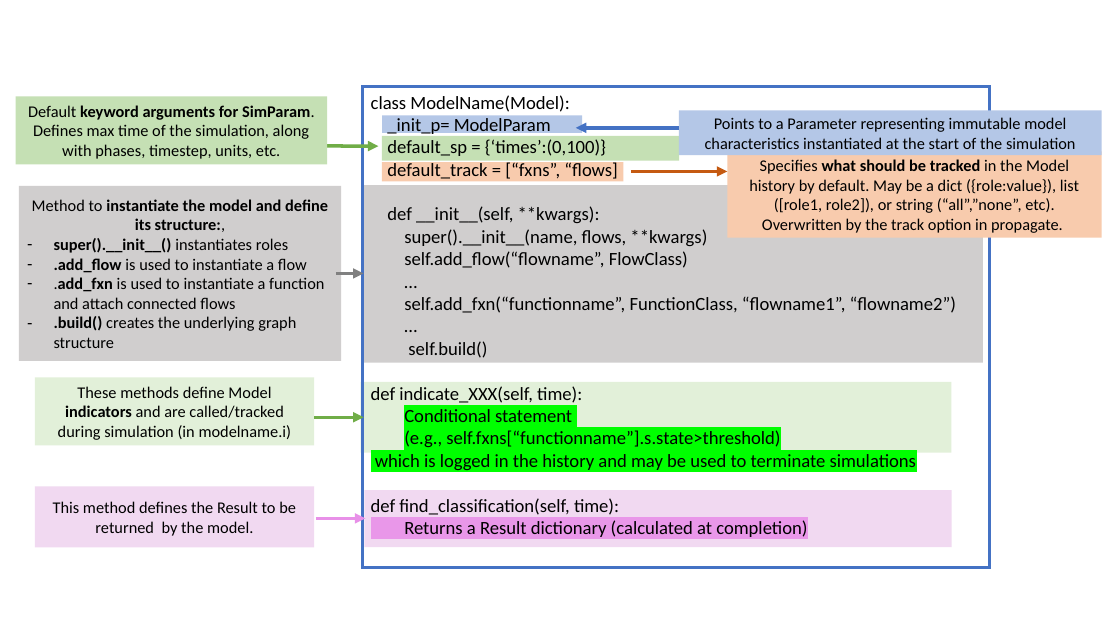
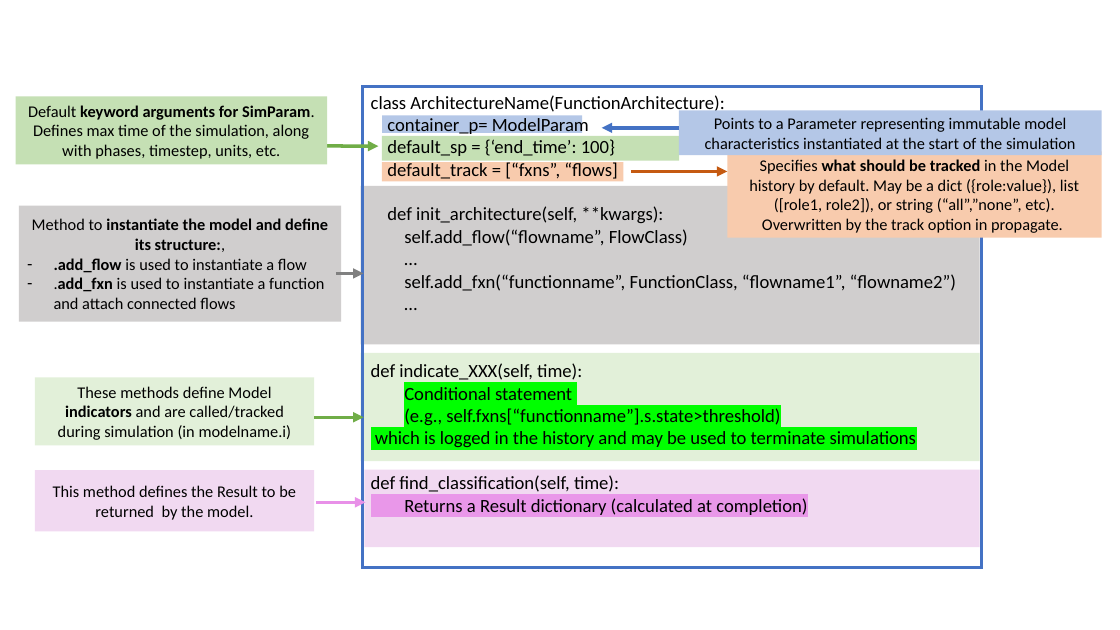
Before and after one commit to nasa/fmdtools, a slide deck: slide 13 of docs/figures/powerpoint_figures.pptx. Drawn at 1120x630 pixels with LibreOffice and Linux fonts; fonts in the diff are those of the drawing. Boxes give left, top, right and bottom in pixels: in the first picture for what was removed or moved away, otherwise in the second. Text is boxed around its words. In the diff, an @@ line names an element or a change of style, - is before the commit and + after.

Commit message:
Update docs figures
Figures in docs better adapted to module structure, inheritance

```diff
--- a/docs/figures/powerpoint_figures.pptx
+++ b/docs/figures/powerpoint_figures.pptx
@@ rectangle "class ArchitectureName(FunctionArchitecture):": place and size @@
-rectangle "class ArchitectureName(FunctionArchitecture):" at [362,87,990,568]
+rectangle "class ArchitectureName(FunctionArchitecture):" at [362,87,981,568]
@@ text in rectangle at [371,95,724,156]: text changed @@
-class ModelName(Model):
-_init_p= ModelParam
-default_sp = {‘times’:(0,100)}
+class ArchitectureName(FunctionArchitecture):
+container_p= ModelParam
+default_sp = {‘end_time’: 100}
@@ arrow moved from (679, 128) - (576, 128) to (679, 128) - (602, 128) @@
@@ rectangle "Method to instantiate the model ...": place and size @@
-rectangle "Method to instantiate the model ..." at [19,186,341,360]
+rectangle "Method to instantiate the model ..." at [19,206,341,322]
@@ rectangle: place and size @@
-rectangle at [362,185,983,362]
+rectangle at [360,186,980,344]
@@ text in rectangle at [387,206,663,223]: text changed @@
-def __init__(self, **kwargs):
-super().__init__(name, flows, **kwargs)
+def init_architecture(self, **kwargs):
@@ text in rectangle at [54,238,288,253]: paragraph removed @@
-– super().__init__() instantiates roles
@@ text in rectangle at [54,316,296,348]: paragraph removed @@
-– .build() creates the underlying graph structure
@@ rectangle: place and size @@
-rectangle at [360,382,951,453]
+rectangle at [360,353,980,461]
@@ text in rectangle at [408,341,487,358]: paragraph removed @@
-self.build()
@@ rectangle "This method defines the Result ...": place and size @@
-rectangle "This method defines the Result ..." at [35,486,314,548]
+rectangle "This method defines the Result ..." at [35,471,314,532]
@@ rectangle: place and size @@
-rectangle at [365,490,952,547]
+rectangle at [365,470,980,547]
@@ arrow moved from (316, 518) - (365, 518) to (316, 502) - (365, 502) @@
```
Also in this commit, not shown: 7 other slides changed, 7 other files.
